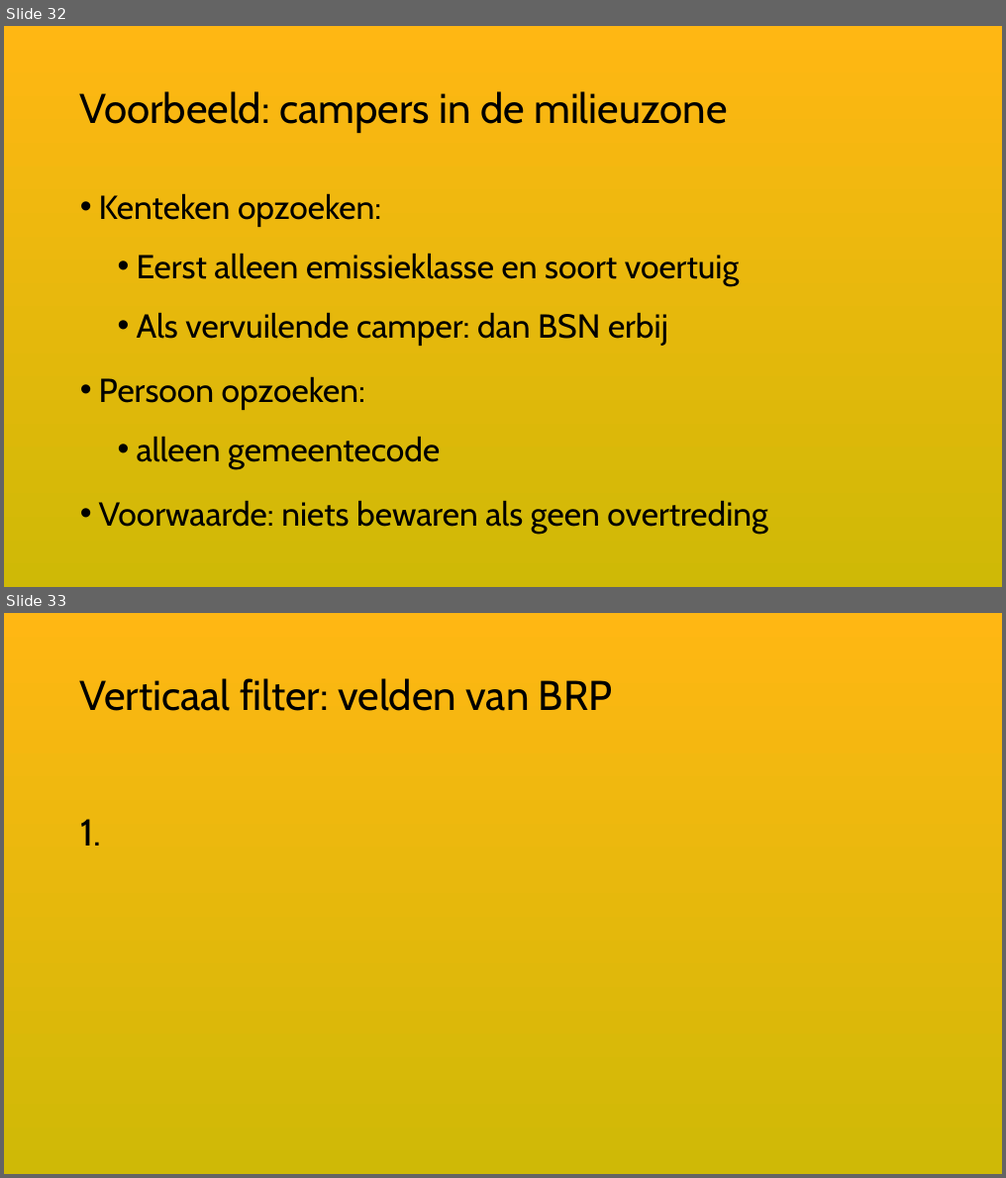
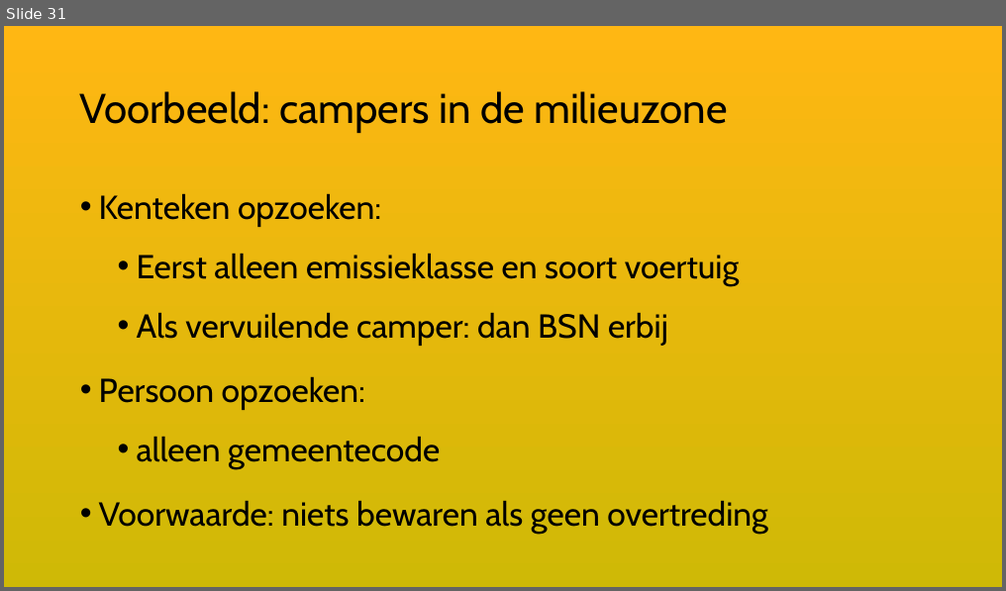
Before and after one commit to VNG-Realisatie/ftv, a slide deck: static/documents/20261118-keten-privacy-officers-JenV.pptx. Shown one above the other, each under a label of ours: slides 32 and 33 before the commit, slide 31 after it. The pictures are 1006x1178 and 1006x591 pixels, drawn with LibreOffice and Linux fonts; fonts in the diff are those of the drawing. Boxes give left, top, right and bottom in pixels: in the first picture for what was removed or moved away, otherwise in the second. Text is boxed around its words. In the diff, an @@ line names an element or a change of style, - is before the commit and + after.

```diff
--- a/static/documents/20261118-keten-privacy-officers-JenV.pptx
+++ b/static/documents/20261118-keten-privacy-officers-JenV.pptx
@@ slide 33 removed at box(4, 613, 1002, 1174), background gradient #FFB713 to #CFB906 @@
@@ title removed at box(80, 678, 612, 711) @@
-Verticaal filter: velden van BRP
@@ text removed at box(80, 819, 101, 846) @@
-1.
@@ what was slide 32 is now slide 31 @@
```
Also in this commit, not shown: 14 slides changed, 3 slides added, 1 other slide removed.
